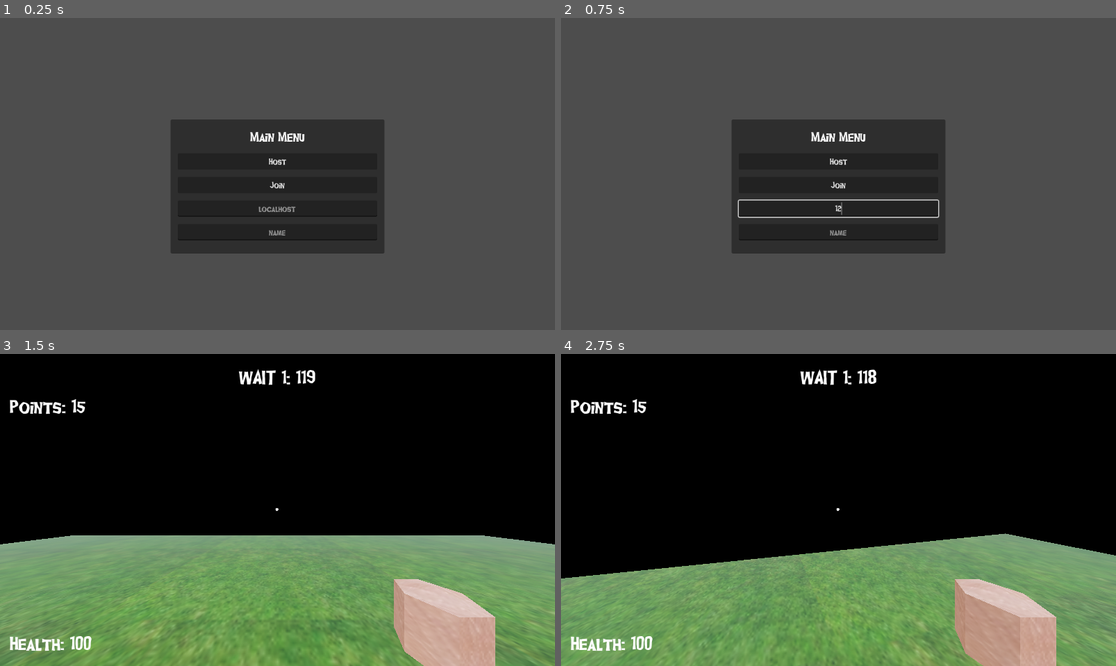
Above: before the commit, frames 1-4 (two rows, left to right).
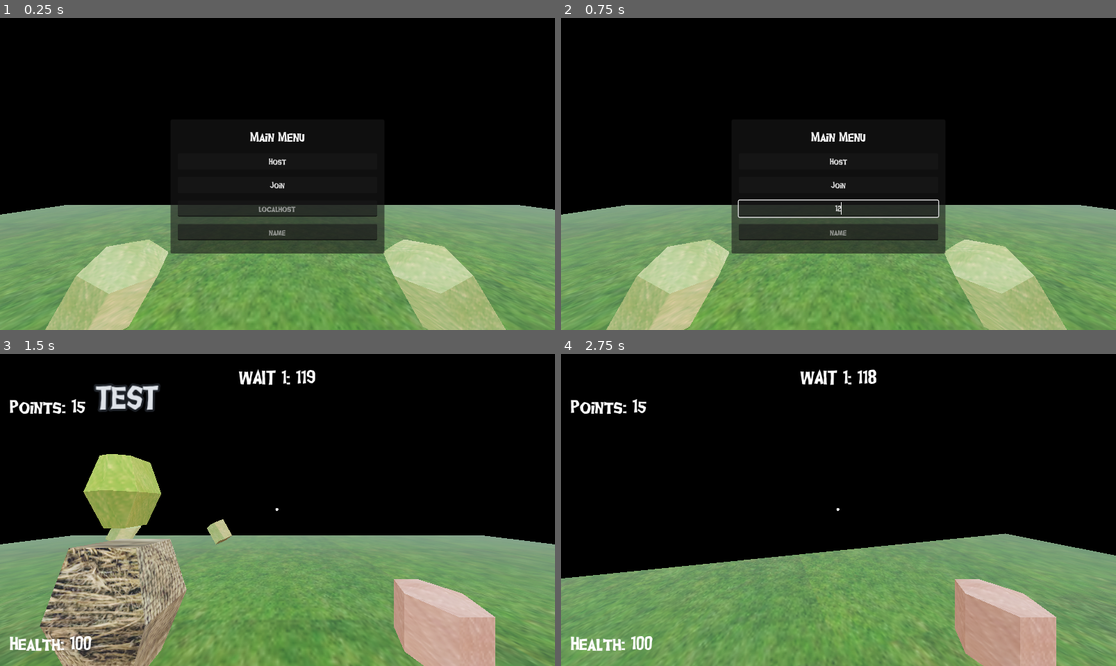
Above: after the commit, the same moments.

Repository: erioxis/dozetgame
Game: Godot game, scene res://Scenes/world.tscn
The game is run twice, just before and just after one commit, with the same random seed, the same clock (stepped at 60 frames per second) and the same inputs.
Inputs (mouse positions are in pixels of both pictures, inside the frame that each line leads up to):
- Up to frame 1 (0.25 s): no input
- Up to frame 2 (0.75 s): click (838, 208) at 0.52 s; type "12" at 0.6 s
- Up to frame 3 (1.5 s): click (277, 569) at 0.75 s; type "Alex" at 0.83 s; click "Host" at 1.25 s
- Up to frame 4 (2.75 s): tap Enter (ui_accept) at 2, 2.27 s; move the mouse to (866, 510) at 2.02 s; hold W (up) from 2.03 s (still down); click (866, 510) at 2.1 s

The runs differ from the first frame. In frame 1, 92% of the frame differs, in the area x 0-100%, y 0-100%; in frame 2, 92%; in frame 3, 12%; in frame 4, nothing differs.

Commit message:
zombie

Diff:
--- a/Scenes/TestMap.tscn
+++ b/Scenes/TestMap.tscn
@@ -1,10 +1,11 @@
-[gd_scene load_steps=8 format=3 uid="uid://ek87mtildol5"]
+[gd_scene load_steps=9 format=3 uid="uid://ek87mtildol5"]
 
 [ext_resource type="Script" path="res://scripts/Level.gd" id="1_oat25"]
 [ext_resource type="Texture2D" uid="uid://bfyaec11fwhmd" path="res://assets/textures/grass.jpg" id="2_5c37x"]
 [ext_resource type="Shader" path="res://assets/shaders/ps1.gdshader" id="3_yffhn"]
 [ext_resource type="ArrayMesh" uid="uid://bfvwyoi7c0vh0" path="res://assets/models/flat.obj" id="4_a80cx"]
 [ext_resource type="PackedScene" uid="uid://1irhveuvktve" path="res://Scenes/Death.tscn" id="5_87wyk"]
+[ext_resource type="PackedScene" uid="uid://cisfy1dg603e0" path="res://Scenes/zombie.tscn" id="6_auknj"]
 
 [sub_resource type="ShaderMaterial" id="ShaderMaterial_by1po"]
 render_priority = 0
@@ -37,3 +38,6 @@
 transform = Transform3D(1, 0, 0, 0, 1, 0, 0, 0, 1, 0, 2.05051, 0)
 
 [node name="Death" parent="." instance=ExtResource("5_87wyk")]
+
+[node name="Zombie" parent="." instance=ExtResource("6_auknj")]
+transform = Transform3D(1, 0, 0, 0, 1, 0, 0, 0, 1, -0.946919, 1.60861, -1.27866)
--- a/Scenes/zombie.tscn
+++ b/Scenes/zombie.tscn
@@ -7,7 +7,6 @@
 [ext_resource type="ArrayMesh" uid="uid://bk4lwu1jl6h3u" path="res://assets/models/zombiebody.obj" id="5_j8dgm"]
 [ext_resource type="Texture2D" uid="uid://cmajsqubopwd3" path="res://assets/textures/zombieface.png" id="5_pmv7o"]
 [ext_resource type="FontFile" uid="uid://cy70efx6hnu4t" path="res://assets/font/ghoulfriaoe_upd.ttf" id="7_xcw8c"]
-[ext_resource type="PackedScene" uid="uid://cqreoke861ul1" path="res://ui/player_ui.tscn" id="8_dhipi"]
 [ext_resource type="Texture2D" uid="uid://c4qui3iejki8r" path="res://assets/textures/cloth.png" id="9_jp3rl"]
 
 [sub_resource type="CapsuleShape3D" id="CapsuleShape3D_pxqxt"]
@@ -57,114 +56,6 @@
 shader_parameter/alpha_scissor = 1.0
 shader_parameter/albedo = ExtResource("9_jp3rl")
 
-[sub_resource type="Animation" id="Animation_5fbv7"]
-length = 0.001
-tracks/0/type = "value"
-tracks/0/imported = false
-tracks/0/enabled = true
-tracks/0/path = NodePath("Camera3D/hand:position")
-tracks/0/interp = 1
-tracks/0/loop_wrap = true
-tracks/0/keys = {
-"times": PackedFloat32Array(0),
-"transitions": PackedFloat32Array(1),
-"update": 0,
-"values": [Vector3(0.424875, -0.30536, -0.555)]
-}
-tracks/1/type = "value"
-tracks/1/imported = false
-tracks/1/enabled = true
-tracks/1/path = NodePath("Camera3D/hand:rotation")
-tracks/1/interp = 1
-tracks/1/loop_wrap = true
-tracks/1/keys = {
-"times": PackedFloat32Array(0),
-"transitions": PackedFloat32Array(1),
-"update": 0,
-"values": [Vector3(0, 1.5708, 0)]
-}
-
-[sub_resource type="Animation" id="Animation_py6tk"]
-resource_name = "idle"
-length = 3.0
-loop_mode = 1
-tracks/0/type = "value"
-tracks/0/imported = false
-tracks/0/enabled = true
-tracks/0/path = NodePath("Camera3D/hand:position")
-tracks/0/interp = 1
-tracks/0/loop_wrap = true
-tracks/0/keys = {
-"times": PackedFloat32Array(0, 1.5),
-"transitions": PackedFloat32Array(-2, -2),
-"update": 0,
-"values": [Vector3(0.424875, -0.30536, -0.555), Vector3(0.424875, -0.359194, -0.510717)]
-}
-tracks/1/type = "value"
-tracks/1/imported = false
-tracks/1/enabled = true
-tracks/1/path = NodePath("Camera3D/hand:rotation")
-tracks/1/interp = 1
-tracks/1/loop_wrap = true
-tracks/1/keys = {
-"times": PackedFloat32Array(0, 1.5),
-"transitions": PackedFloat32Array(-2, -2),
-"update": 0,
-"values": [Vector3(0, 1.5708, 0), Vector3(4.29889e-09, 1.5708, -0.0985064)]
-}
-
-[sub_resource type="Animation" id="Animation_xdwwp"]
-resource_name = "move"
-loop_mode = 1
-tracks/0/type = "value"
-tracks/0/imported = false
-tracks/0/enabled = true
-tracks/0/path = NodePath("Camera3D/hand:position")
-tracks/0/interp = 1
-tracks/0/loop_wrap = true
-tracks/0/keys = {
-"times": PackedFloat32Array(0, 0.2, 0.5, 0.7),
-"transitions": PackedFloat32Array(0.5, 2, 0.5, 2),
-"update": 0,
-"values": [Vector3(0.425, -0.305, -0.555), Vector3(0.383381, -0.282924, -0.555), Vector3(0.425, -0.305, -0.555), Vector3(0.455989, -0.289237, -0.555)]
-}
-
-[sub_resource type="Animation" id="Animation_ls66c"]
-resource_name = "shoot"
-length = 0.4
-tracks/0/type = "value"
-tracks/0/imported = false
-tracks/0/enabled = true
-tracks/0/path = NodePath("Camera3D/hand:position")
-tracks/0/interp = 1
-tracks/0/loop_wrap = true
-tracks/0/keys = {
-"times": PackedFloat32Array(0, 0.4),
-"transitions": PackedFloat32Array(0.5, 1),
-"update": 0,
-"values": [Vector3(0.425, -0.273506, -0.555), Vector3(0.425, -0.305, -0.555)]
-}
-tracks/1/type = "value"
-tracks/1/imported = false
-tracks/1/enabled = true
-tracks/1/path = NodePath("Camera3D/hand:rotation")
-tracks/1/interp = 1
-tracks/1/loop_wrap = true
-tracks/1/keys = {
-"times": PackedFloat32Array(0, 0.4),
-"transitions": PackedFloat32Array(0.5, 1),
-"update": 0,
-"values": [Vector3(-1.27384e-08, 1.5708, 0.295711), Vector3(0, 1.5708, 0)]
-}
-
-[sub_resource type="AnimationLibrary" id="AnimationLibrary_l0w6b"]
-_data = {
-"RESET": SubResource("Animation_5fbv7"),
-"idle": SubResource("Animation_py6tk"),
-"move": SubResource("Animation_xdwwp"),
-"shoot": SubResource("Animation_ls66c")
-}
-
 [sub_resource type="SceneReplicationConfig" id="SceneReplicationConfig_hi1hr"]
 properties/0/path = NodePath("Label3D:text")
 properties/0/spawn = true
@@ -181,7 +72,7 @@
 transform = Transform3D(1, 0, 0, 0, 1, 0, 0, 0, 1, 0, 0.699035, 0)
 
 [node name="hand" type="MeshInstance3D" parent="Camera3D"]
-transform = Transform3D(-7.23998e-07, 0, 0.2, 0, 0.2, 0, -0.2, 0, -7.23998e-07, 0.424875, -0.30536, -0.555)
+transform = Transform3D(-6.2306e-07, -0.101862, 0.172116, -3.68741e-07, 0.172116, 0.101862, -0.2, 0, -7.23998e-07, 0.424875, -0.30536, -0.555)
 mesh = ExtResource("1_8ctoe")
 surface_material_override/0 = SubResource("ShaderMaterial_ktax4")
 
@@ -211,20 +102,14 @@
 font_size = 44
 uppercase = true
 
-[node name="player_ui" parent="." instance=ExtResource("8_dhipi")]
-
 [node name="body" type="MeshInstance3D" parent="."]
 transform = Transform3D(-1.28949e-08, 0, 0.295, 0, 0.295, 0, -0.295, 0, -1.28949e-08, 0, 0, 0)
 mesh = ExtResource("5_j8dgm")
 surface_material_override/0 = SubResource("ShaderMaterial_7beap")
 
-[node name="AnimationPlayer" type="AnimationPlayer" parent="."]
-playback_default_blend_time = 0.05
-libraries = {
-"": SubResource("AnimationLibrary_l0w6b")
-}
-
 [node name="namesync" type="MultiplayerSynchronizer" parent="."]
 replication_interval = 5.0
 delta_interval = 5.0
 replication_config = SubResource("SceneReplicationConfig_hi1hr")
+
+[node name="AnimationPlayer" type="AnimationPlayer" parent="."]
Not shown: 1 places in Scenes/zombie.tscn that only renumber resources
